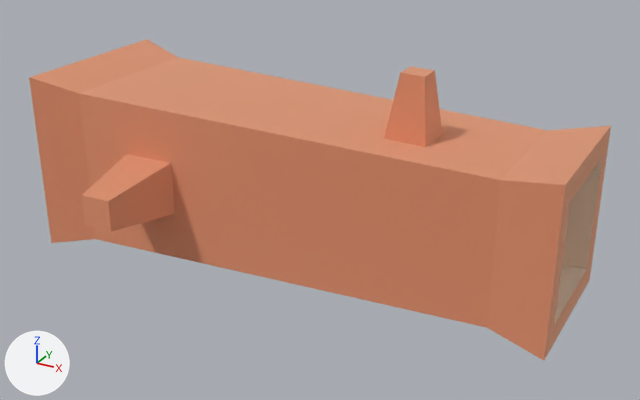
An edit to the glTF model public/models/nf2/nature/log_large.glb, drawn before and after from the same camera.
Before and after are seen from a camera (50 mm lens) standing at (0.754, -1.324, 0.752) and looking at (0.04, -0.027, 0.103). Every picture has the same lights, and +X, +Y and +Z are marked at lower left. The first picture is the older version. Where no turn or scale is listed for an object, it has been applied to the vertices.

Script lines for the objects in view, before the commit:
```python
mat_woodbark = principled_material('woodBark')
mat_woodbark.base_color = (0.886, 0.514, 0.341)  # beige #f2be9e
mat_woodbark.metallic = 1.0
mat_woodbark.roughness = 1.0
me_mesh_log_large = bpy.data.meshes.new('Mesh log_large')
me_mesh_log_large.from_pydata(...)  # 48 vertices, 96 faces; spans x -0.5..0.5, y -0.297..0.253, z 0.0..0.417
# faces by material slot: [88, 8]
me_mesh_log_large.materials.append(mat_woodbark)  # beige #f2be9e
me_mesh_log_large.materials.append(mat_woodinner)  # pale yellow #fbedde
ob_log_large = bpy.data.objects.new('log_large', me_mesh_log_large)
ob_log_large.location = (0.0, 0.0, -0.05)
```
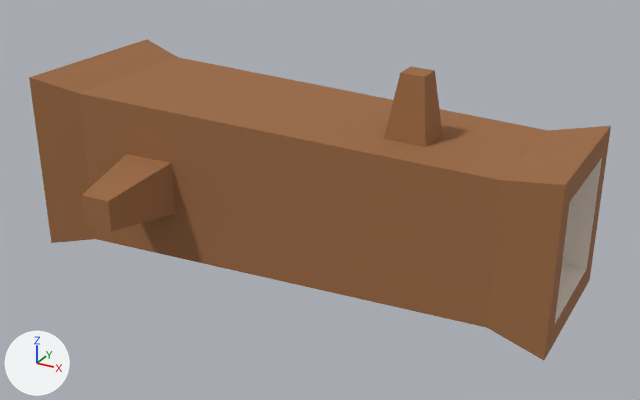
Patch to the scene script:
```diff
--- a/public/models/nf2/nature/log_large.glb.py
+++ b/public/models/nf2/nature/log_large.glb.py
@@ mat_woodbark @@
 mat_woodbark = principled_material('woodBark')
-mat_woodbark.base_color = (0.886, 0.514, 0.341)  # beige #f2be9e
-mat_woodbark.metallic = 1.0
+mat_woodbark.base_color = (0.332, 0.144, 0.0545)  # brown #9c6a42
 mat_woodbark.roughness = 1.0
@@ ob_tmpparent @@
-ob_tmpparent = bpy.data.objects.new('tmpParent', None)
-ob_tmpparent.location = (0.0, 0.0, 0.0)
```

Pixel boxes (x1, y1, x2, y2) of what changed, in the pictures (640 x 400 px):
'log_large', recoloured, surface changed (darker)
    both: (29, 39, 611, 360)
